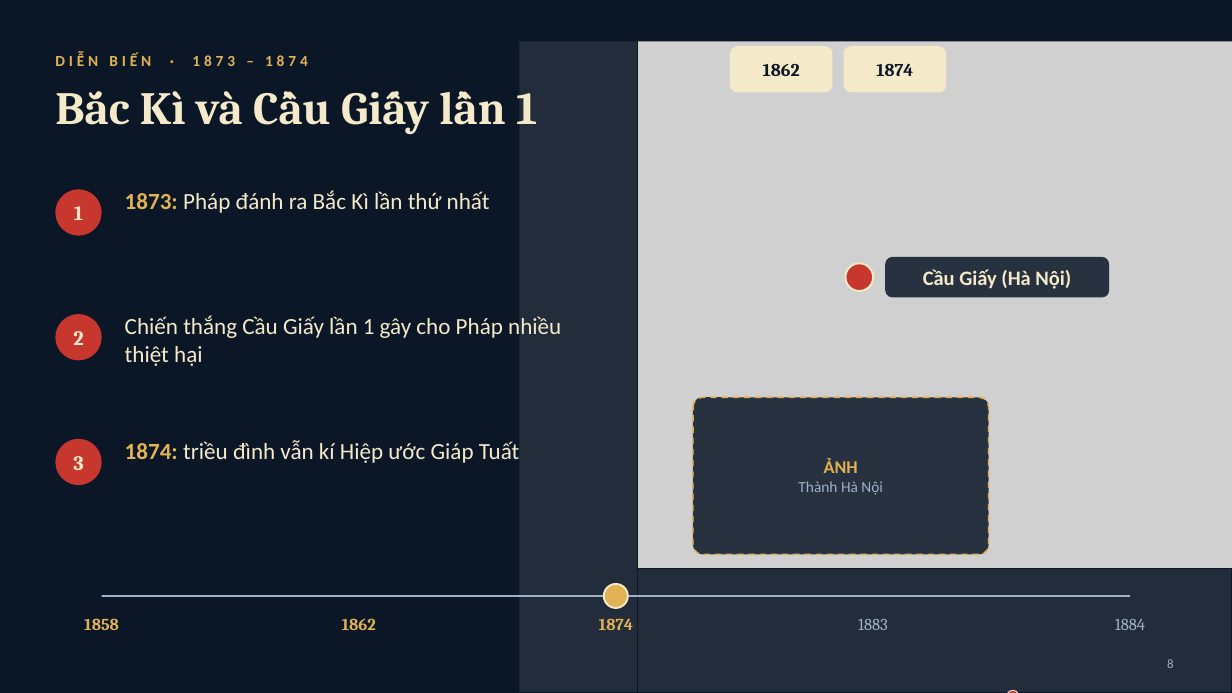
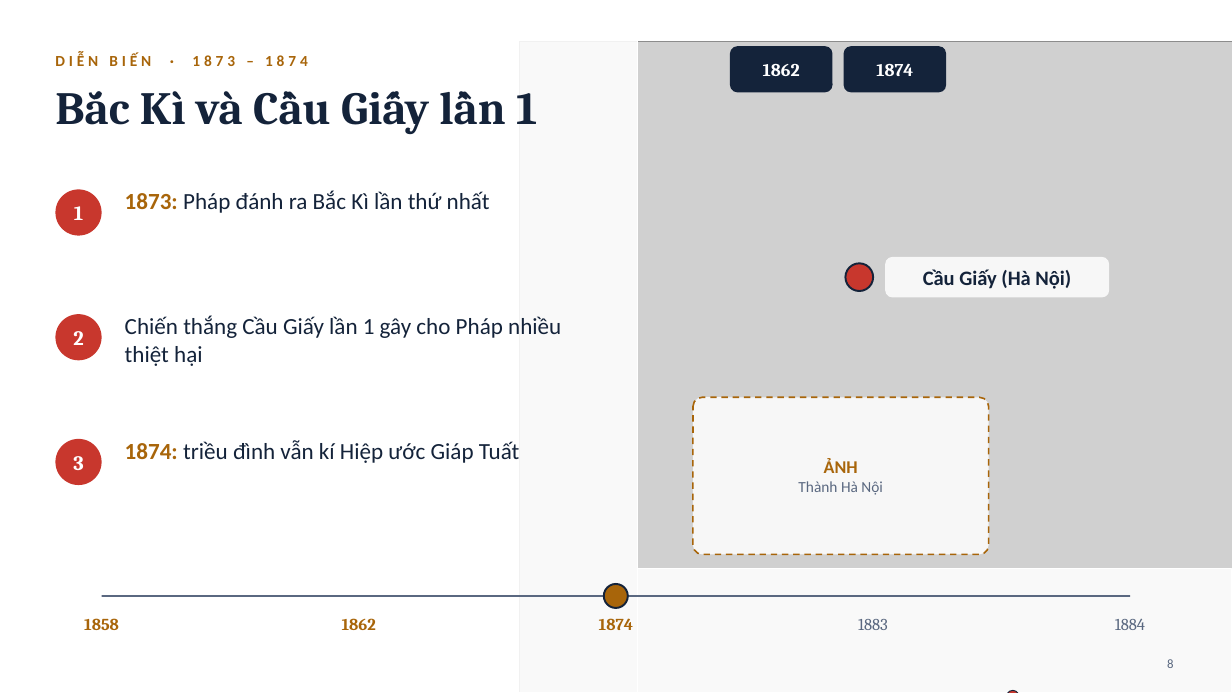
Before and after one commit to binhnguyentri2010-lang/bocaocap, a slide deck: slide 8 of thuyet-trinh/khang-chien-chong-phap-1858-1884.pptx. Drawn at 1232x693 pixels with LibreOffice and Linux fonts; fonts in the diff are those of the drawing; grey boxes stand for pictures. Boxes give left, top, right and bottom in pixels: in the first picture for what was removed or moved away, otherwise in the second. Text is boxed around its words. In the diff, an @@ line names an element or a change of style, - is before the commit and + after.

```diff
--- a/thuyet-trinh/khang-chien-chong-phap-1858-1884.pptx
+++ b/thuyet-trinh/khang-chien-chong-phap-1858-1884.pptx
@@ background #0B1626 to #FFFFFF @@
@@ rectangle at [0, 0, 638, 693]: fill #0B1626 at 88% opacity to #FFFFFF at 88% opacity; outline #0B1626 1 pt to #FFFFFF 1 pt @@
@@ rounded rectangle "1862" at [730, 46, 833, 92]: text colour #0B1626 to #FFFFFF; fill #F4E9C9 to #14233A @@
@@ rounded rectangle "1874" at [844, 46, 946, 92]: text colour #0B1626 to #FFFFFF; fill #F4E9C9 to #14233A @@
@@ text "Bắc Kì và Cầu Giấy ..." at [140, 91, 537, 125]: text colour #F4E9C9 to #14233A @@
@@ text "1873: Pháp đánh ra Bắc ..." at [125, 190, 490, 213]: text colour #E2B354 to #A8650A in "1873:"; text colour #F4E9C9 to #14233A in "Pháp đánh ra Bắc Kì lần thứ ..." @@
@@ ellipse at [846, 263, 873, 291]: outline #F4E9C9 1.5 pt to #14233A 1.5 pt @@
@@ rounded rectangle "Cầu Giấy (Hà Nội)" at [885, 257, 1109, 298]: text colour #F4E9C9 to #14233A; fill #0B1626 at 85% opacity to #FFFFFF at 85% opacity @@
@@ text "Chiến thắng Cầu Giấy lần ..." at [125, 315, 561, 366]: text colour #F4E9C9 to #14233A @@
@@ rounded rectangle "ẢNH" at [693, 397, 989, 555]: text colour #E2B354 to #A8650A in "ẢNH"; text colour #9FB0C8 to #5A6880 in "Thành Hà Nội"; fill #0B1626 at 85% opacity to #FFFFFF at 85% opacity; outline #E2B354 1.25 pt dashed to #A8650A 1.25 pt dashed @@
@@ text colour #F4E9C9 to #FFFFFF in 3 elements at [55, 189, 102, 236], [55, 314, 102, 360], [55, 439, 102, 485] @@
@@ text "1874: triều đình vẫn kí ..." at [125, 440, 520, 463]: text colour #E2B354 to #A8650A in "1874:"; text colour #F4E9C9 to #14233A in "triều đình vẫn kí Hiệp ước Giáp ..." @@
@@ rectangle at [638, 568, 1232, 693]: fill #0B1626 at 88% opacity to #FFFFFF at 88% opacity; outline #0B1626 1 pt to #FFFFFF 1 pt @@
@@ line (102, 596) - (1130, 596): stroke #9FB0C8 1.25 pt to #5A6880 1.25 pt @@
@@ ellipse at [604, 584, 628, 608]: fill #E2B354 to #A8650A; outline #F4E9C9 1.5 pt to #14233A 1.5 pt @@
@@ text colour #E2B354 to #A8650A in 4 elements at [55, 53, 308, 66], [84, 618, 119, 630], [342, 618, 376, 630], [599, 618, 633, 630] @@
@@ text colour #9FB0C8 to #5A6880 in 3 elements at [858, 619, 888, 630], [1115, 619, 1145, 630], [1167, 659, 1173, 668] @@
@@ ellipse at [1006, 690, 1019, 693]: outline #F4E9C9 0.75 pt to #14233A 0.75 pt @@
```
Also in this commit, not shown: 12 other slides changed, 3 other files.
